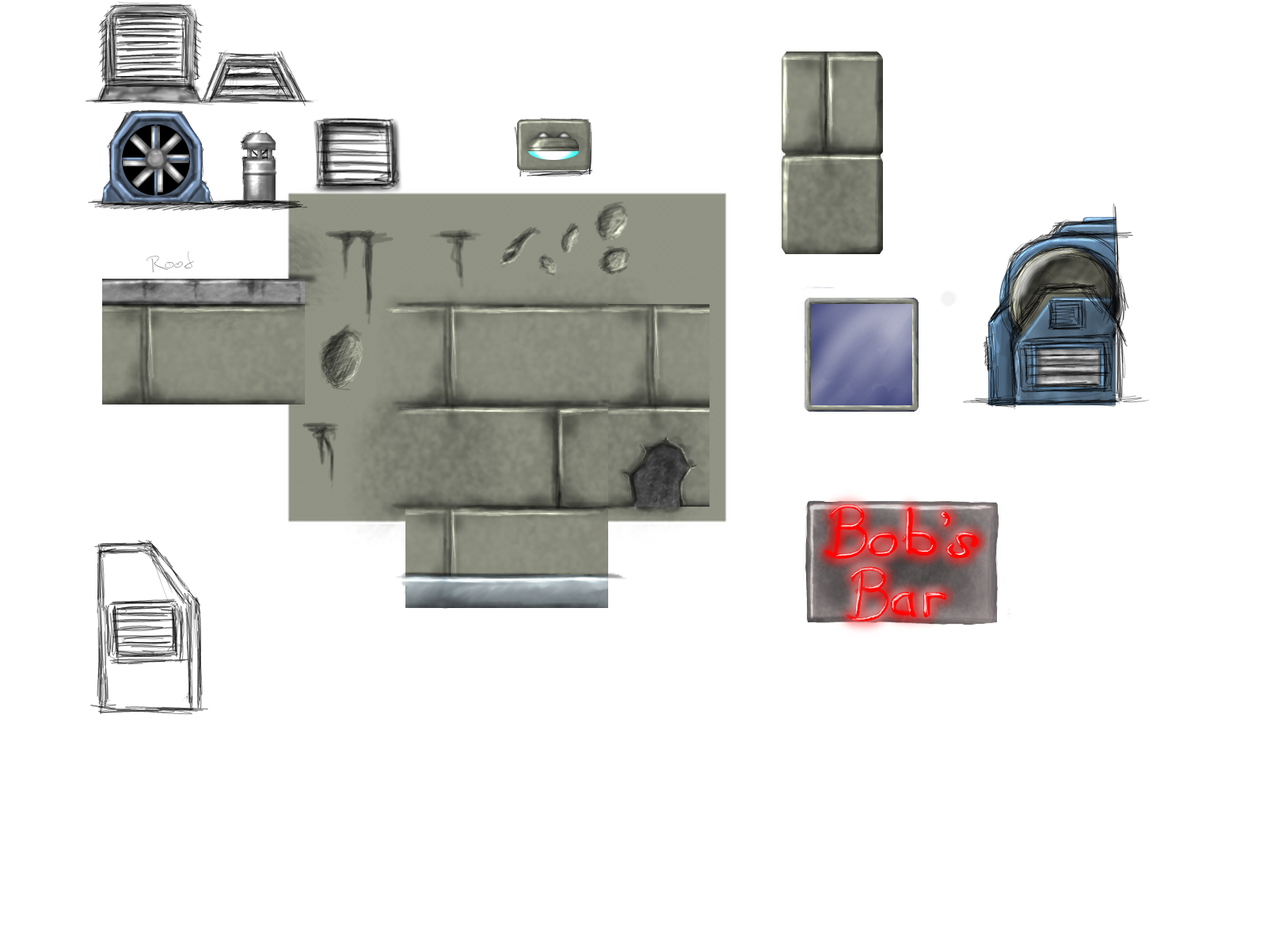
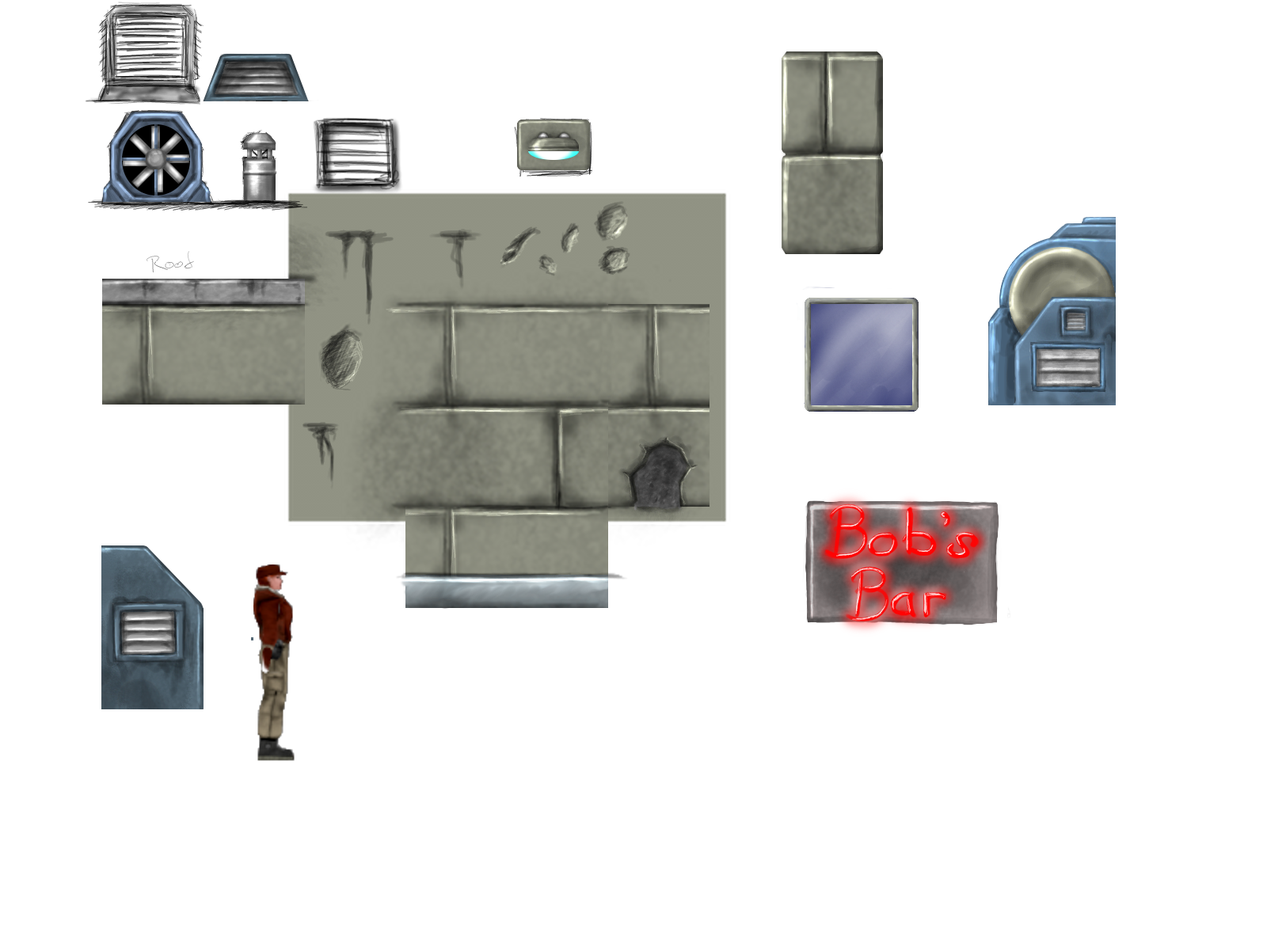
Before/after of a w=1267, h=950 layered artwork. What changed in the layer stack:
hid "Pasted Layer#1" over [939, 203, 1149, 410]
added layer "humanreference.png" above "New Layer" over [253, 564, 295, 761]
painted on "New Layer" over [90, 49, 1095, 715]
